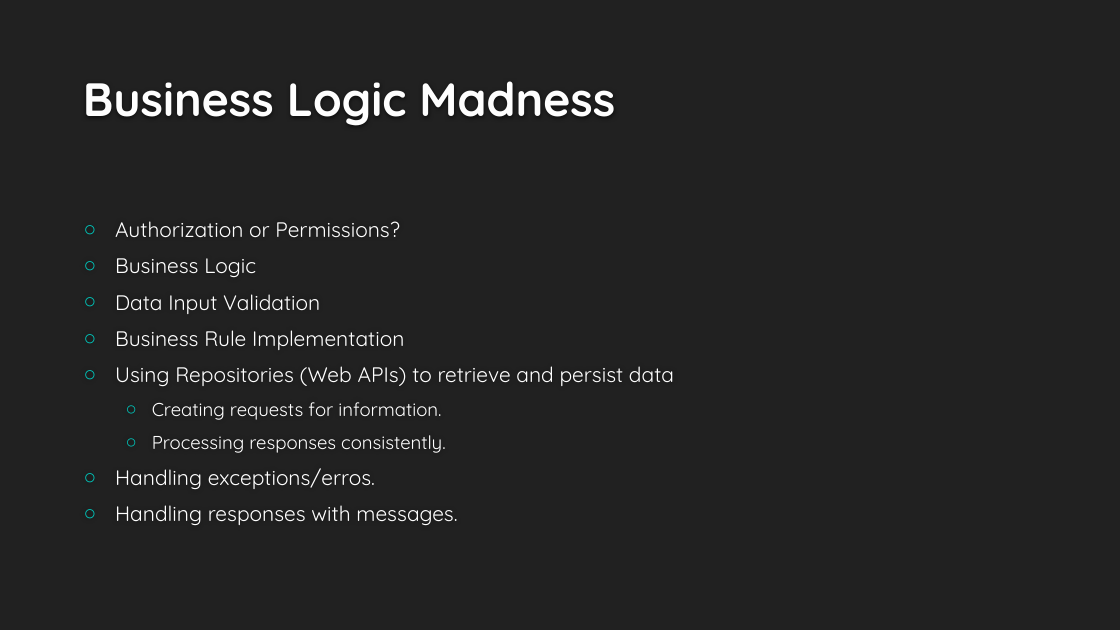
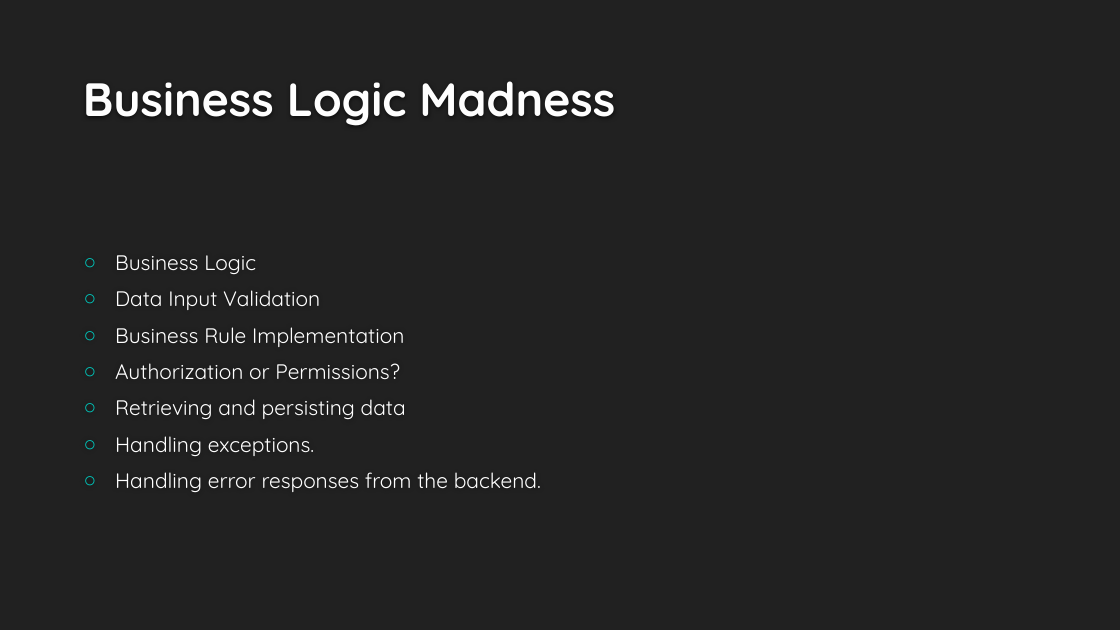
Before and after one commit to buildmotion/better-business-logic-with-typescript, a slide deck: slide 24 of Presentation/Better Business Logic with Typescript.pptx. Drawn at 1120x630 pixels with LibreOffice and Linux fonts; fonts in the diff are those of the drawing; background and template pictures are left out. Boxes give left, top, right and bottom in pixels: in the first picture for what was removed or moved away, otherwise in the second. Text is boxed around its words. In the diff, an @@ line names an element or a change of style, - is before the commit and + after.

```diff
--- a/Presentation/Better Business Logic with Typescript.pptx
+++ b/Presentation/Better Business Logic with Typescript.pptx
@@ text at (115,221,400,237): paragraph removed @@
-○ Authorization or Permissions?
@@ text at (115,363,541,492): text changed @@
-○ Using Repositories (Web APIs) to retrieve and persist data
-  ○ Creating requests for information.
-  ○ Processing responses consistently.
-○ Handling exceptions/erros.
-○ Handling responses with messages.
+○ Authorization or Permissions?
+○ Retrieving and persisting data
+○ Handling exceptions.
+○ Handling error responses from the backend.
```
Also in this commit, not shown: 2 other slides changed, 5 slides added, 7 other files.
